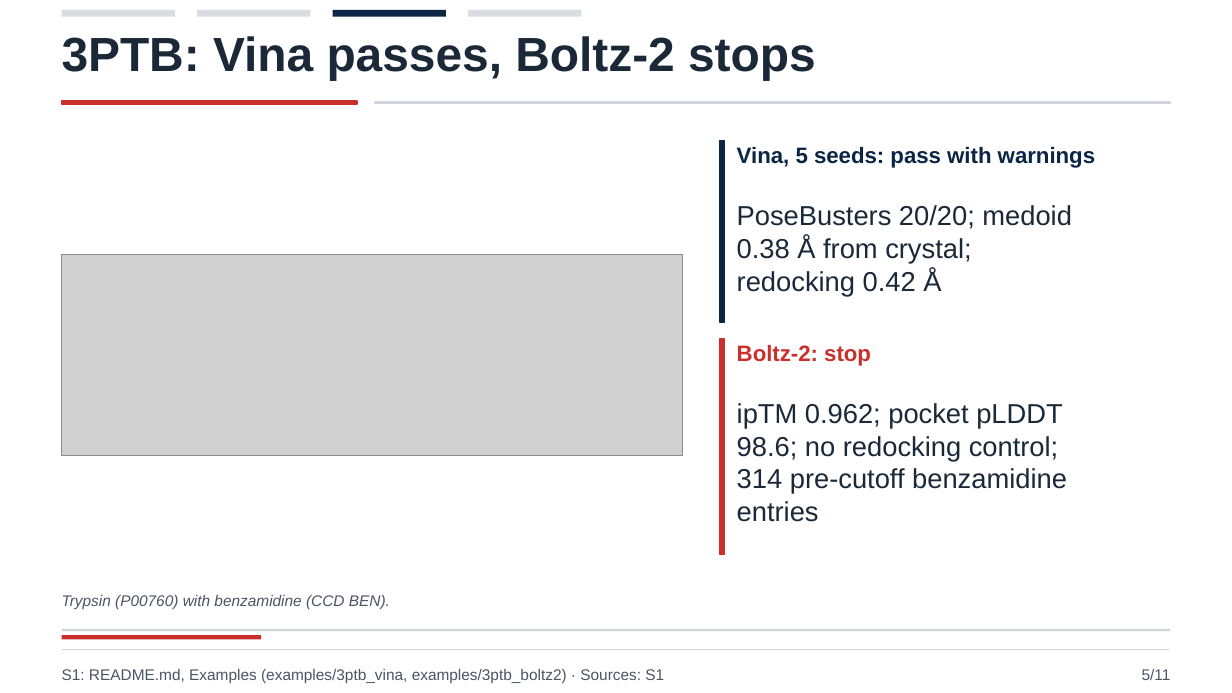
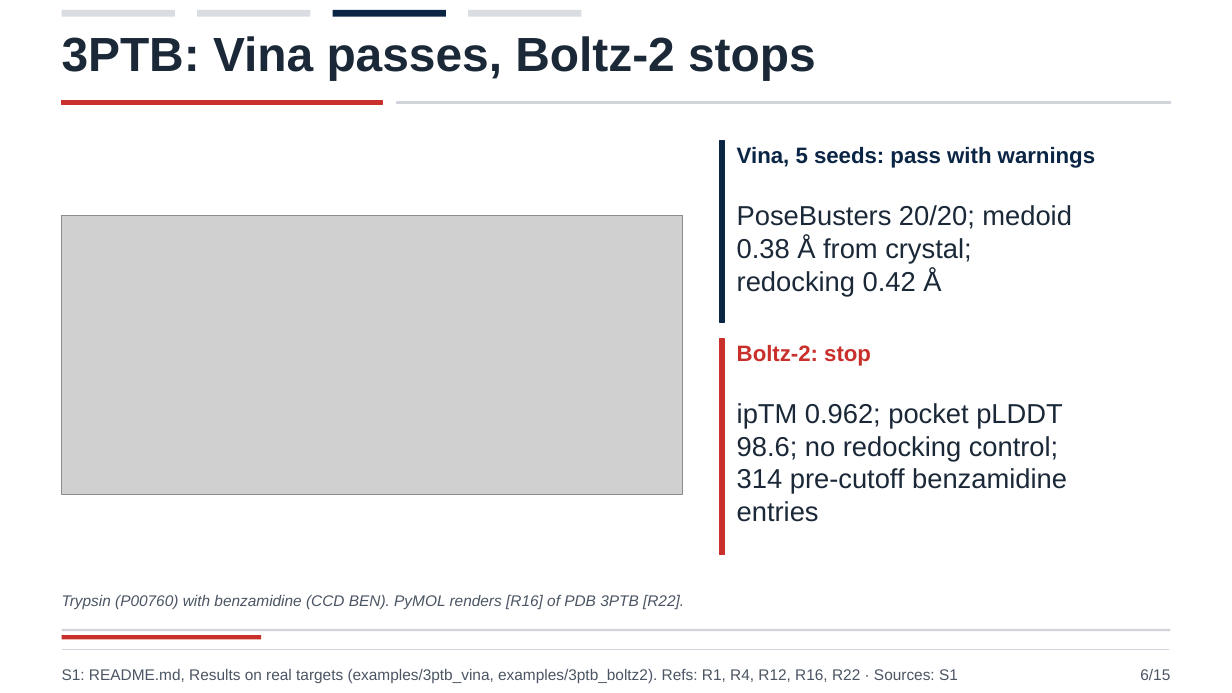
Before and after one commit to persistentepiphany/harness-hackathon, a slide deck: slide 6 of media/deck/dock-harness.pptx (slide 5 before the commit). Drawn at 1232x693 pixels with LibreOffice and Linux fonts; fonts in the diff are those of the drawing; grey boxes stand for pictures. Boxes give left, top, right and bottom in pixels: in the first picture for what was removed or moved away, otherwise in the second. Text is boxed around its words. In the diff, an @@ line names an element or a change of style, - is before the commit and + after.

Commit message:
deck: twelve-pose slide, models slide, verified references and figure sources

```diff
--- a/media/deck/dock-harness.pptx
+++ b/media/deck/dock-harness.pptx
@@ rectangle: place and size @@
-rectangle at [62,101,357,105]
+rectangle at [62,101,382,105]
@@ rectangle: place and size @@
-rectangle at [375,102,1170,103]
+rectangle at [397,102,1170,103]
@@ picture: place and size @@
-picture at [62,255,683,456]
+picture at [62,216,683,495]
@@ text at [62,595,684,609]: text changed @@
-Trypsin (P00760) with benzamidine (CCD BEN).
+Trypsin (P00760) with benzamidine (CCD BEN). PyMOL renders [R16] of PDB 3PTB [R22].
@@ text at [62,669,958,683]: text changed @@
-S1: README.md, Examples (examples/3ptb_vina, examples/3ptb_boltz2) · Sources: S1
+S1: README.md, Results on real targets (examples/3ptb_vina, examples/3ptb_boltz2). Refs: R1, R4, R12, R16, R22 · Sources: S1
@@ text at [1140,669,1170,680]: text changed @@
-5/11
+6/15
```
Also in this commit, not shown: 8 other slides changed, 6 slides added, 2 slides removed, 24 other files.
